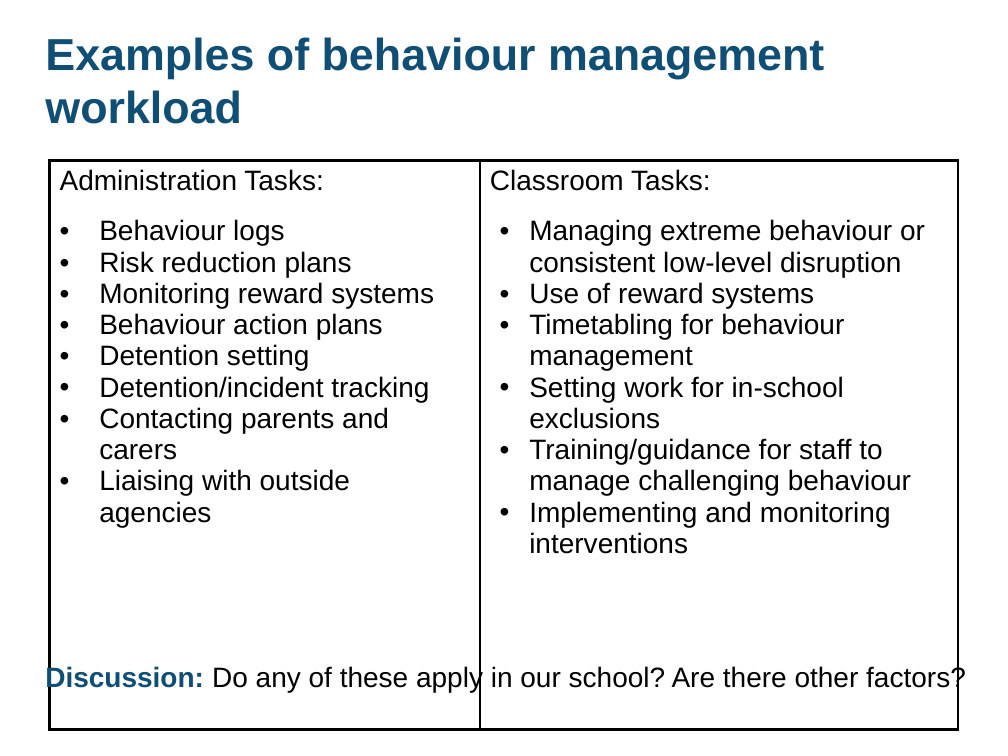
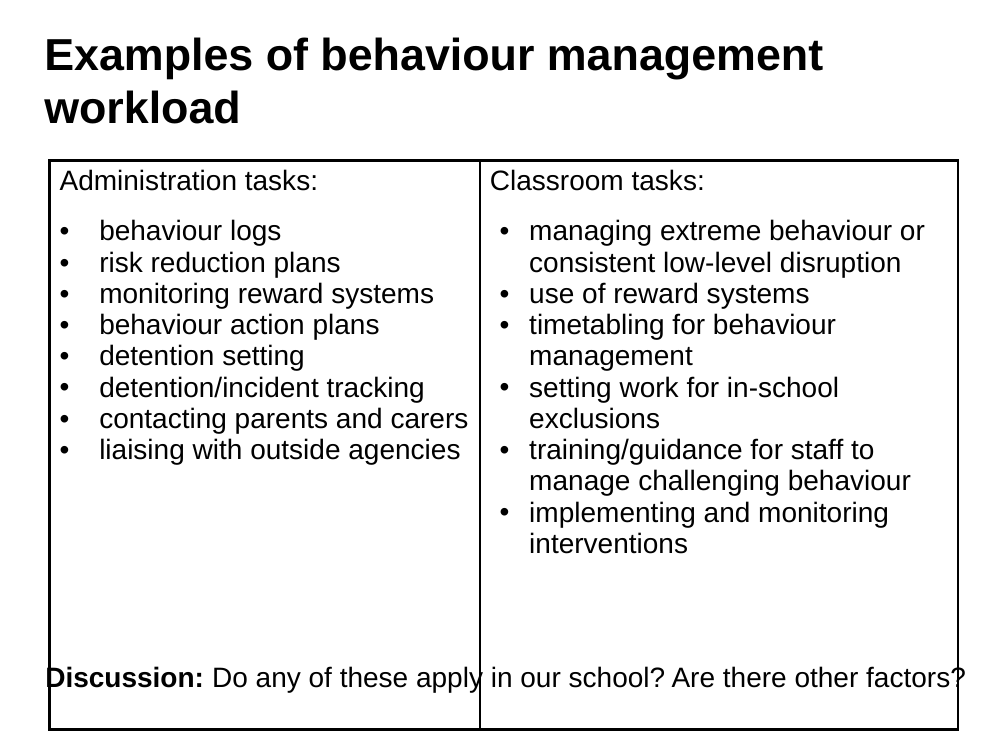
Before and after one commit to DFE-Digital/improve-workload-and-wellbeing-for-school-staff, a slide deck: slide 4 of content/assets/files/Review and streamline behaviour management.odp. Drawn at 1008x756 pixels with LibreOffice and Linux fonts; fonts in the diff are those of the drawing. Boxes give left, top, right and bottom in pixels: in the first picture for what was removed or moved away, otherwise in the second. Text is boxed around its words. In the diff, an @@ line names an element or a change of style, - is before the commit and + after.

```diff
--- a/content/assets/files/Review and streamline behaviour management.odp
+++ b/content/assets/files/Review and streamline behaviour management.odp
@@ title "Examples of behaviour management workload" at [44,37,823,124]: text colour #104F75 to #000000 @@
@@ table at [49,160,958,645] @@
-row 1, column 1: Administration Tasks: / Behaviour logs / Risk reduction plans / Monitoring reward systems / Behaviour action plans / Detention setting / Detention/incident tracking / Contacting parents and carers / Liaising with outside agencies
+row 1, column 1: Administration tasks: / behaviour logs / risk reduction plans / monitoring reward systems / behaviour action plans / detention setting / detention/incident tracking / contacting parents and carers / liaising with outside agencies
-row 1, column 2: Classroom Tasks: / Managing extreme behaviour or consistent low-level disruption / Use of reward systems / Timetabling for behaviour management / Setting work for in-school exclusions / Training/guidance for staff to manage challenging behaviour / Implementing and monitoring interventions
+row 1, column 2: Classroom tasks: / managing extreme behaviour or consistent low-level disruption / use of reward systems / timetabling for behaviour management / setting work for in-school exclusions / training/guidance for staff to manage challenging behaviour / implementing and monitoring interventions
@@ free "Discussion: Do any of these ..." at [35,654,998,698]: text colour #104F75 to #000000 in "Discussion:" @@
```
Also in this commit, not shown: 6 other slides changed, 33 other files.
